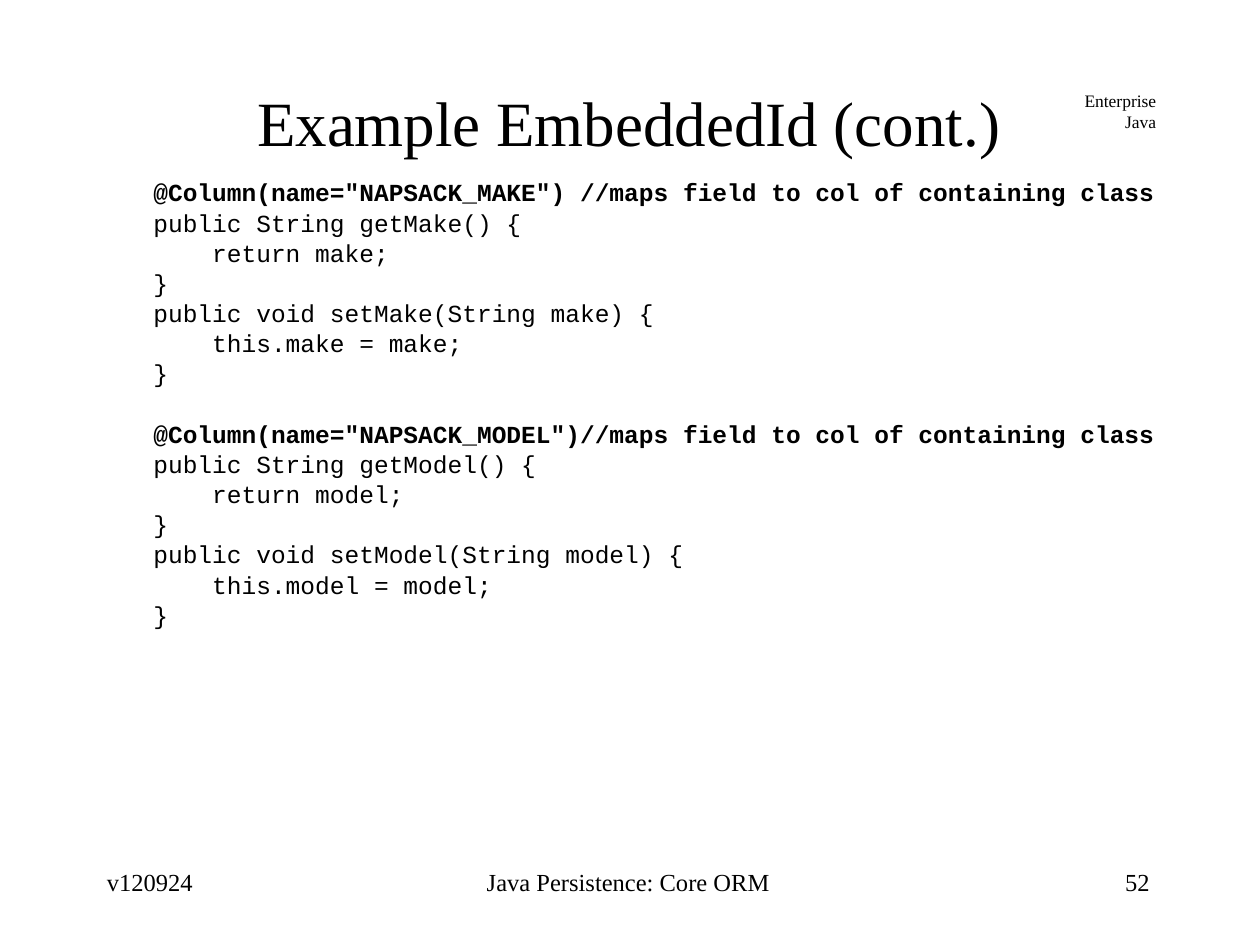
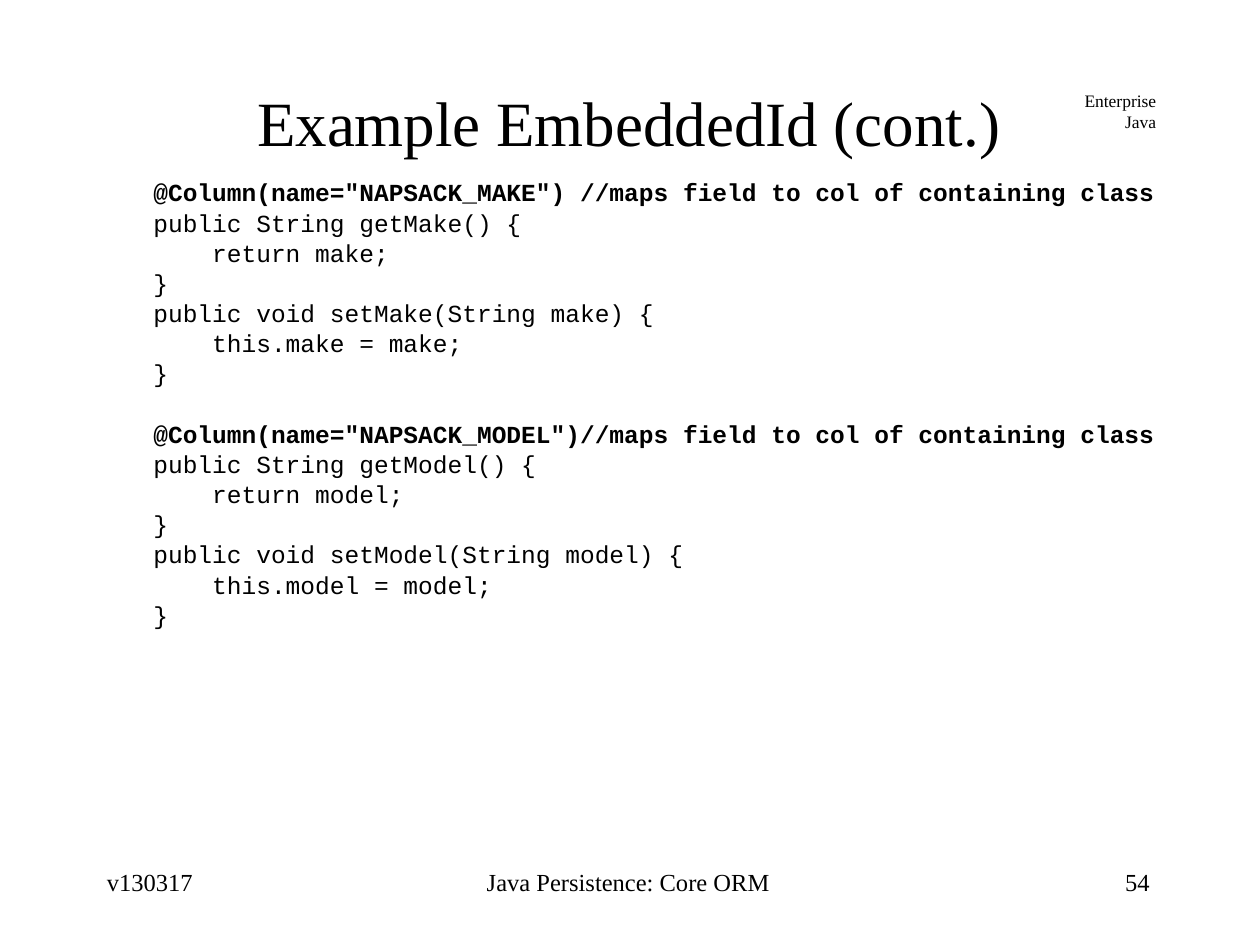
Before and after one commit to jcstaff/ejava-javaee, a slide deck: slide 54 of ormCore/src/site/resources/lectures/ormCore.ppt (slide 52 before the commit). Drawn at 1260x945 pixels with LibreOffice and Linux fonts; fonts in the diff are those of the drawing. Boxes give left, top, right and bottom in pixels: in the first picture for what was removed or moved away, otherwise in the second. Text is boxed around its words. In the diff, an @@ line names an element or a change of style, - is before the commit and + after.

```diff
--- a/ormCore/src/site/resources/lectures/ormCore.ppt
+++ b/ormCore/src/site/resources/lectures/ormCore.ppt
@@ text at [107, 874, 193, 892]: text changed @@
-v120924
+v130317
@@ page number at [1125, 875, 1150, 892]: text changed @@
-52
+54
```
Also in this commit, not shown: 96 other slides changed, 2 slides added.
